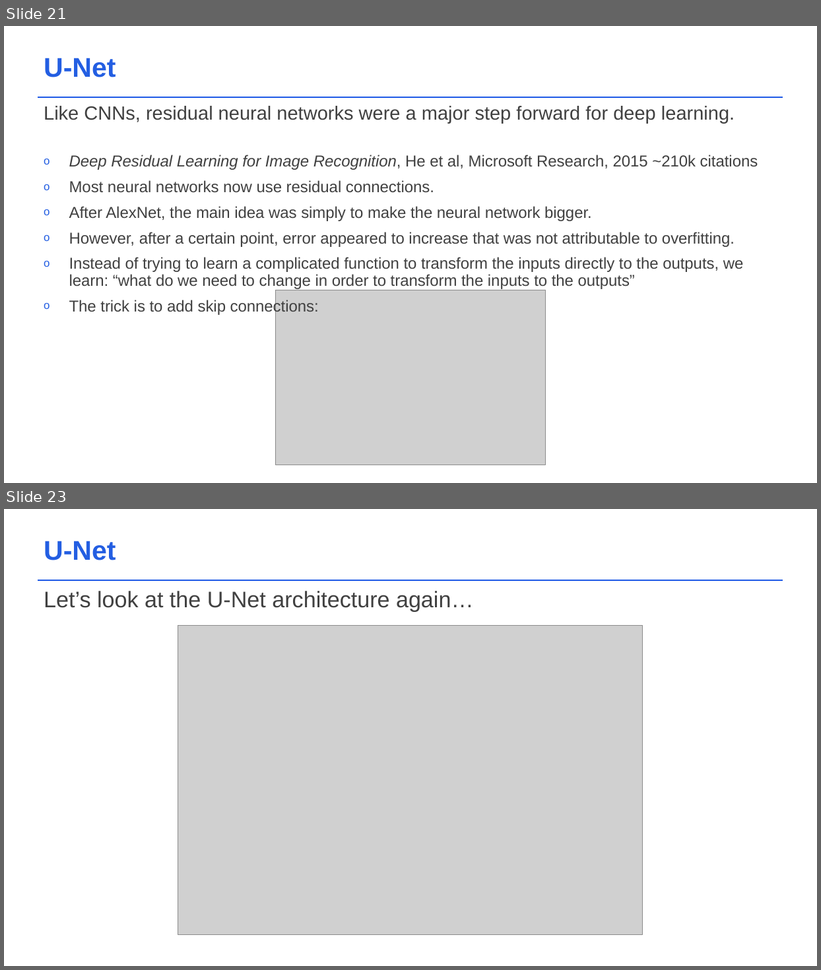
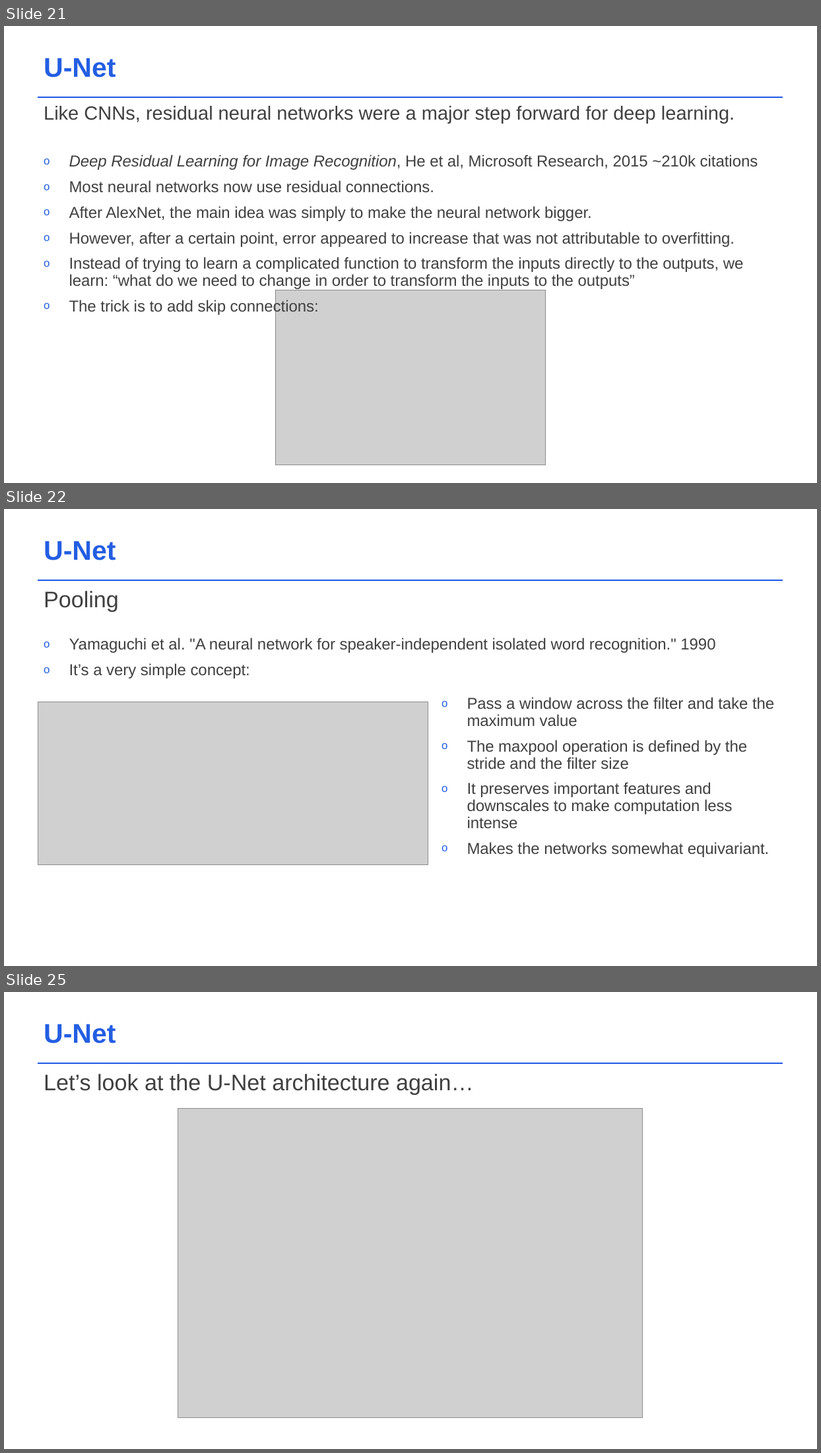
Before and after one commit to acceleratescience/diffusion-models, a slide deck: slides/3_Building-blocks.pptx. Shown one above the other, each under a label of ours: slides 21 and 23 before the commit, slides 21, 22 and 25 after it; the slides between them are not shown. The pictures are 821x970 and 821x1453 pixels, drawn with LibreOffice and Linux fonts; fonts in the diff are those of the drawing; grey boxes stand for pictures; background and template pictures are left out. Boxes give left, top, right and bottom in pixels: in the first picture for what was removed or moved away, otherwise in the second. Text is boxed around its words. In the diff, an @@ line names an element or a change of style, - is before the commit and + after.

```diff
--- a/slides/3_Building-blocks.pptx
+++ b/slides/3_Building-blocks.pptx
@@ slide 22 added at box(4, 509, 817, 966), background #FFFFFF; not listed: 1 template element that a slide beside it also shows @@
@@ text added at box(44, 541, 116, 560), 32 pt, text #235EE2, bold @@
+U-Net
@@ text added at box(44, 591, 119, 612), 26.7 pt, text #404040 @@
+Pooling
@@ text added at box(69, 638, 715, 679), 18.7 pt, text #404040 @@
+o Yamaguchi et al. "A neural network for speaker-independent isolated word recognition." 1990
+o It’s a very simple concept:
@@ picture added at box(38, 702, 428, 865) @@
@@ text added at box(467, 697, 774, 857), 18.7 pt, text #404040 @@
+o Pass a window across the filter and take the maximum value
+o The maxpool operation is defined by the stride and the filter size
+o It preserves important features and downscales to make computation less intense
+o Makes the networks somewhat equivariant.
@@ what was slide 23 is now slide 25 @@
```
Also in this commit, not shown: 5 slides changed, 1 other slide added, 5 other files.
